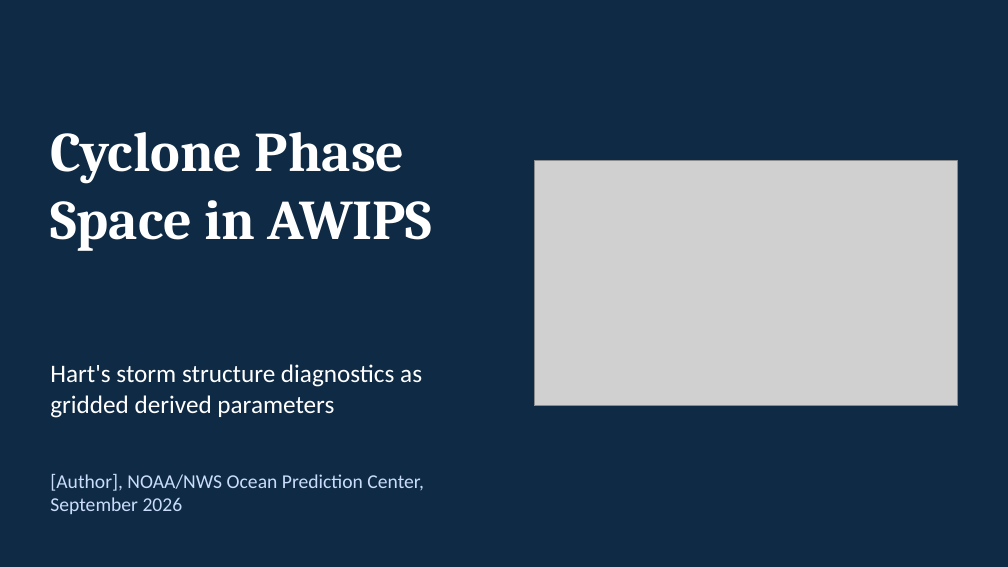
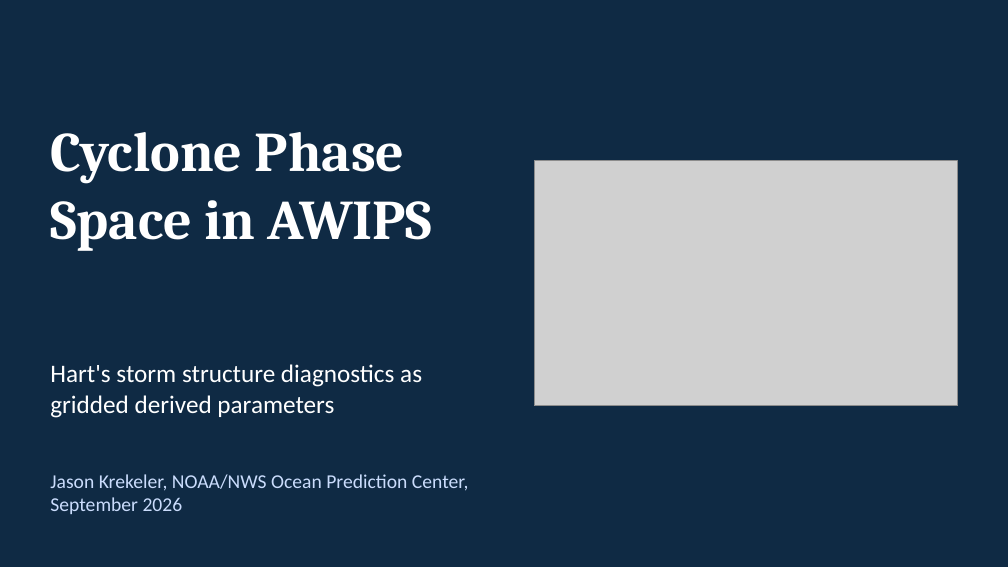
Before and after one commit to jkrek17/awips-tools, a slide deck: slide 1 of D2D/docs/TALK.pptx. Drawn at 1008x567 pixels with LibreOffice and Linux fonts; fonts in the diff are those of the drawing; grey boxes stand for pictures. Boxes give left, top, right and bottom in pixels: in the first picture for what was removed or moved away, otherwise in the second. Text is boxed around its words. In the diff, an @@ line names an element or a change of style, - is before the commit and + after.

```diff
--- a/D2D/docs/TALK.pptx
+++ b/D2D/docs/TALK.pptx
@@ text at (50, 474, 469, 514): text changed @@
-[Author], NOAA/NWS Ocean Prediction Center, September 2026
+Jason Krekeler, NOAA/NWS Ocean Prediction Center, September 2026
```
Also in this commit, not shown: 2 other files.
